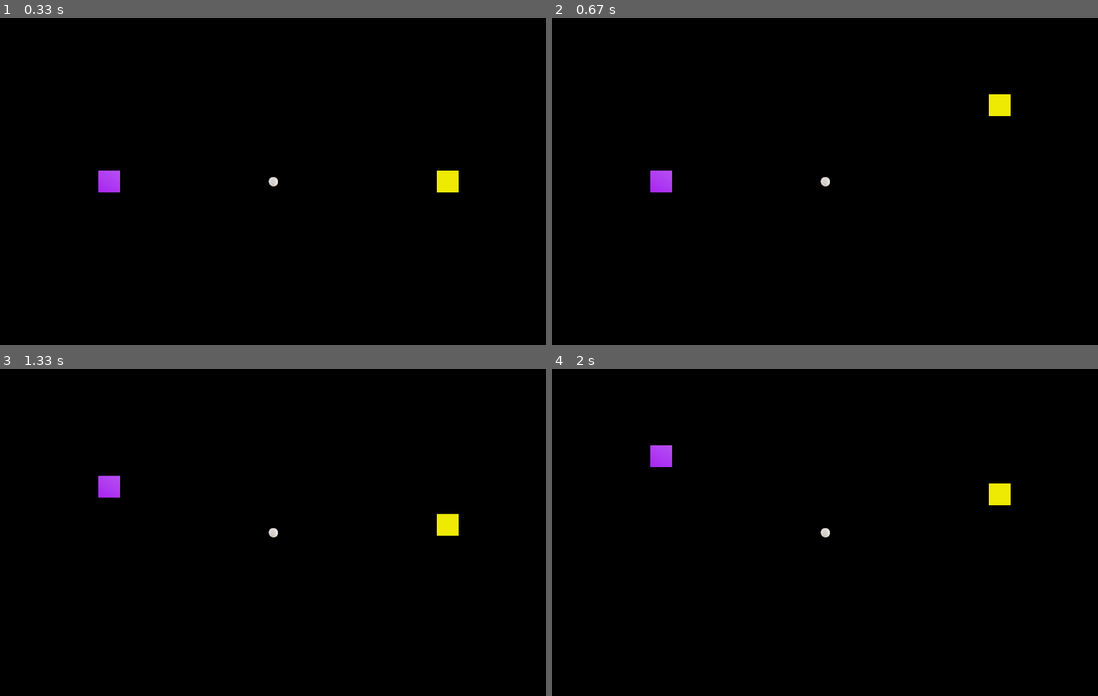
Above: before the commit, frames 1-4 (two rows, left to right).
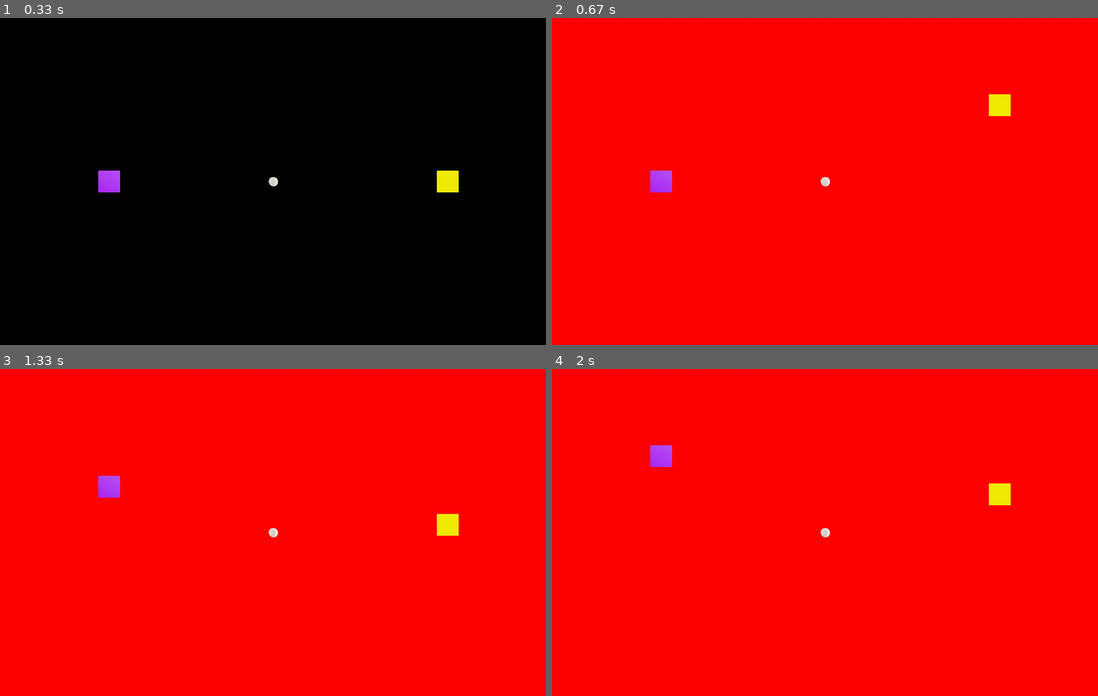
Above: after the commit, the same moments.

Repository: valera-creator/pygame_ping_pong
Game: pygame game, started from main.py
The game is run twice, just before and just after one commit, with the same random seed, the same clock (stepped at 60 frames per second) and the same inputs.
Inputs:
- Up to frame 1 (0.33 s): no input
- Up to frame 2 (0.67 s): hold Space from 0.33 s (still down); hold Up from 0.33 s (still down)
- Up to frame 3 (1.33 s): release Space at 0.8 s; release Up at 0.8 s; hold Up 0.83-1.3 s; tap W at 0.9, 1.2 s
- Up to frame 4 (2 s): hold Up 1.33-1.7 s; tap W at 1.4, 1.8 s; hold Up from 1.73 s (still down)

Frame 1 is identical in both runs. In frame 2, 99% of the frame differs, in the area x 0-100%, y 0-100%; in frame 3, 99%; in frame 4, 99%.

Commit message:
возможность на пробел менять фон окна

Diff:
--- a/main.py
+++ b/main.py
@@ -22,6 +22,9 @@
         player2.need_go = True
         player2.click = True
         return
+
+    if event.key == pygame.K_SPACE:
+        return 'color'
 
 
 class Ball(pygame.sprite.Sprite):
@@ -107,6 +110,8 @@
 
     width, height = 1000, 600
     fps = 60
+    colors = {0: 'black', 1: 'red', 2: 'blue', 3: 'green', 4: 'orange', 5: 'fuchsia', 6: 'white'}
+    cur_color = 0
 
     pygame.init()
     # pygame.key.set_repeat(1, 100)
@@ -128,9 +133,11 @@
             if event.type == pygame.QUIT or (event.type == pygame.KEYUP and event.key == pygame.K_ESCAPE):
                 running = False
             if event.type == pygame.KEYDOWN:
-                check_keyboard(event, player1, player2)
-
-        screen.fill('black')
+                res = check_keyboard(event, player1, player2)
+                if res == 'color':
+                    cur_color += 1
+        cur_color = cur_color % len(list(colors.keys()))
+        screen.fill(colors[cur_color])
         player_sprites.update()
         all_sprites.draw(screen)
 
